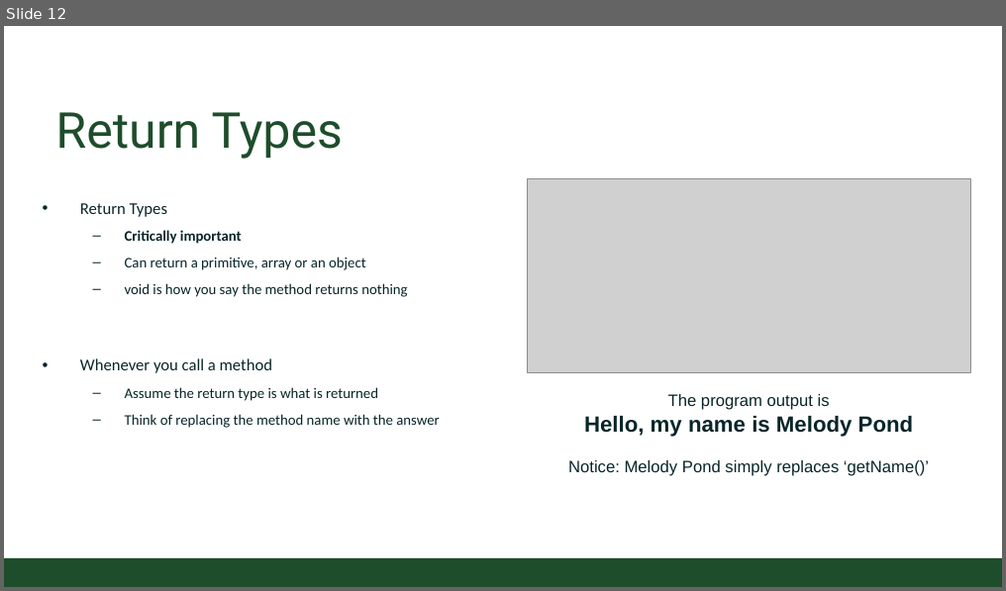
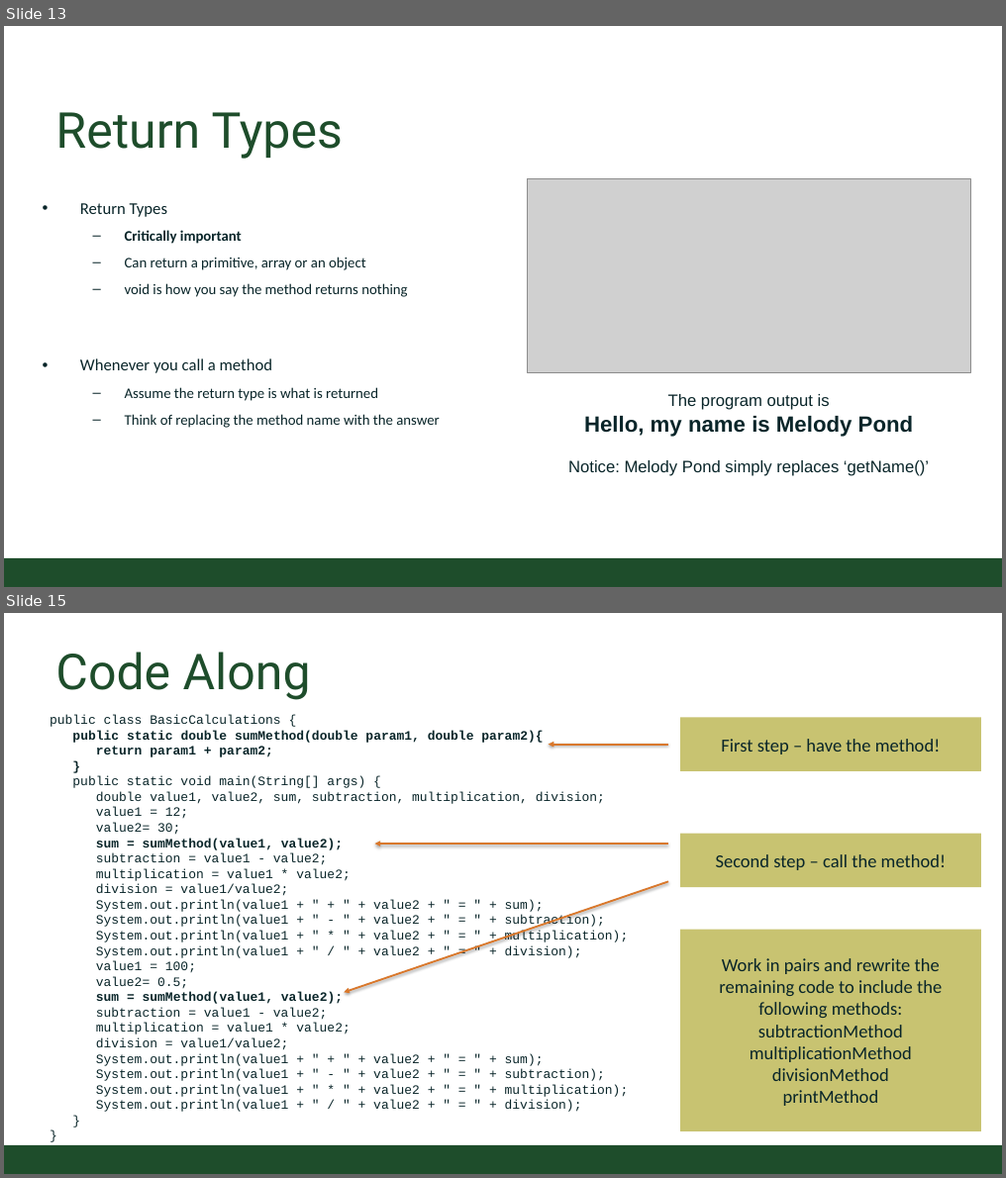
Before and after one commit to CSU-CompSci-CS163-4/Handouts, a slide deck: slides/On-Campus/02_02_ObjectsMethods.pptx. Shown one above the other, each under a label of ours: slide 12 before the commit, slides 13 and 15 after it; the slides between them are not shown. The pictures are 1006x591 and 1006x1178 pixels, drawn with LibreOffice and Linux fonts; fonts in the diff are those of the drawing; grey boxes stand for pictures; background and template pictures are left out. Boxes give left, top, right and bottom in pixels: in the first picture for what was removed or moved away, otherwise in the second. Text is boxed around its words. In the diff, an @@ line names an element or a change of style, - is before the commit and + after.

Commit message:
methods and objects updated

```diff
--- a/slides/On-Campus/02_02_ObjectsMethods.pptx
+++ b/slides/On-Campus/02_02_ObjectsMethods.pptx
@@ slide 15 added at (x1=4, y1=613, x2=1002, y2=1174), background #FFFFFF; not listed: 1 template element that a slide beside it also shows @@
@@ title added at (x1=55, y1=652, x2=311, y2=700), 54 pt, text #1E4D2B @@
+Code Along
@@ text added at (x1=50, y1=715, x2=629, y2=1112), 14 pt, text #092529 @@
+public class BasicCalculations {
+public static double sumMethod(double param1, double param2){
+return param1 + param2;
+}
+public static void main(String[] args) {
+double value1, value2, sum, subtraction, multiplication, division;
+value1 = 12;
+value2= 30;
+sum = sumMethod(value1, value2);
+subtraction = value1 - value2;
+multiplication = value1 * value2;
+division = value1/value2;
+System.out.println(value1 + " + " + value2 + " = " + sum);
+System.out.println(value1 + " - " + value2 + " = " + subtraction);
+System.out.println(value1 + " * " + value2 + " = " + multiplication);
+System.out.println(value1 + " / " + value2 + " = " + division);
+value1 = 100;
+value2= 0.5;
+sum = sumMethod(value1, value2);
+subtraction = value1 - value2;
+multiplication = value1 * value2;
+division = value1/value2;
+System.out.println(value1 + " + " + value2 + " = " + sum);
+System.out.println(value1 + " - " + value2 + " = " + subtraction);
+System.out.println(value1 + " * " + value2 + " = " + multiplication);
+System.out.println(value1 + " / " + value2 + " = " + division);
+}
+}
@@ rectangle added at (x1=680, y1=717, x2=981, y2=771), fill #C8C371, 20 pt, text #092529 @@
+First step – have the method!
@@ arrow added from (668, 745) to (548, 745), #D9782C 2 pt @@
@@ arrow added from (668, 844) to (374, 844), #D9782C 2 pt @@
@@ rectangle added at (x1=680, y1=834, x2=981, y2=888), fill #C8C371, 20 pt, text #092529 @@
+Second step – call the method!
@@ arrow added from (668, 882) to (344, 993), #D9782C 2 pt @@
@@ rectangle added at (x1=680, y1=930, x2=981, y2=1132), fill #C8C371, 20 pt, text #092529 @@
+Work in pairs and rewrite the remaining code to include the following methods:
+subtractionMethod
+multiplicationMethod
+divisionMethod
+printMethod
@@ what was slide 12 is now slide 13 @@
```
Also in this commit, not shown: 3 slides changed, 4 other slides added, 5 slides removed.
